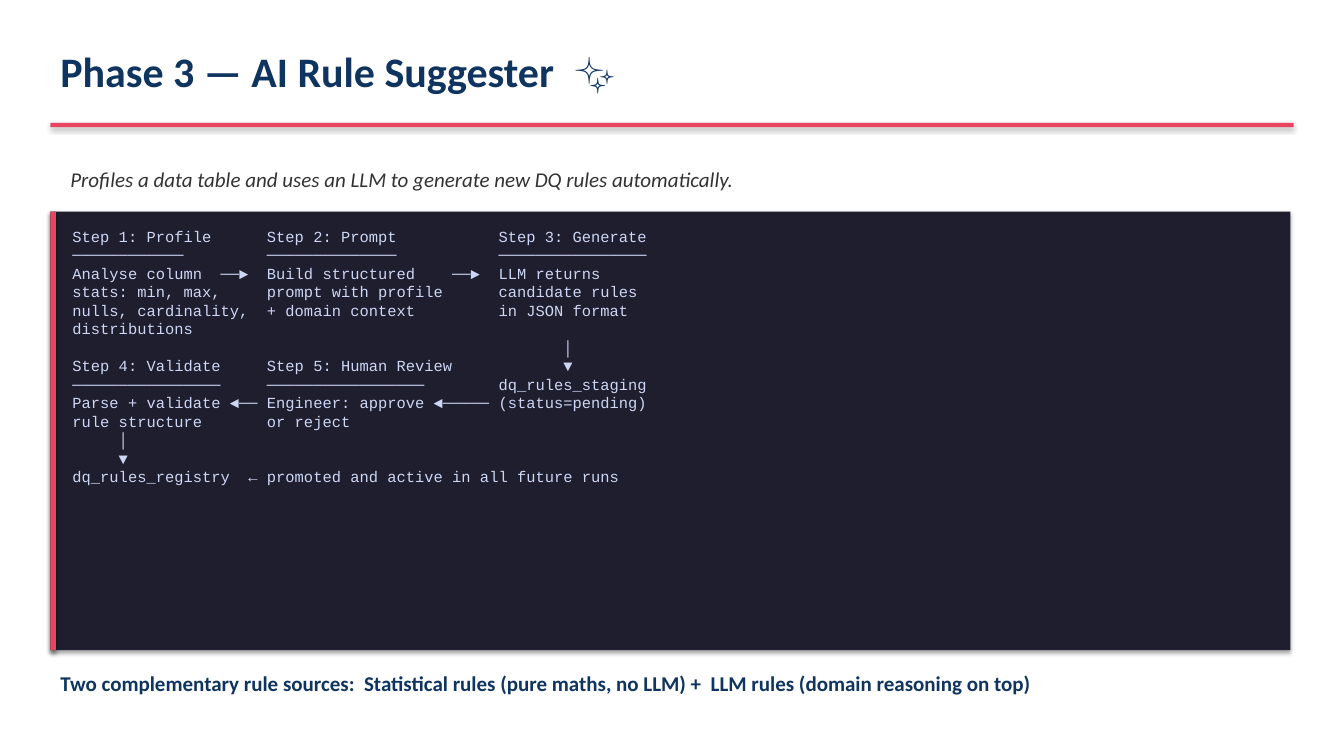
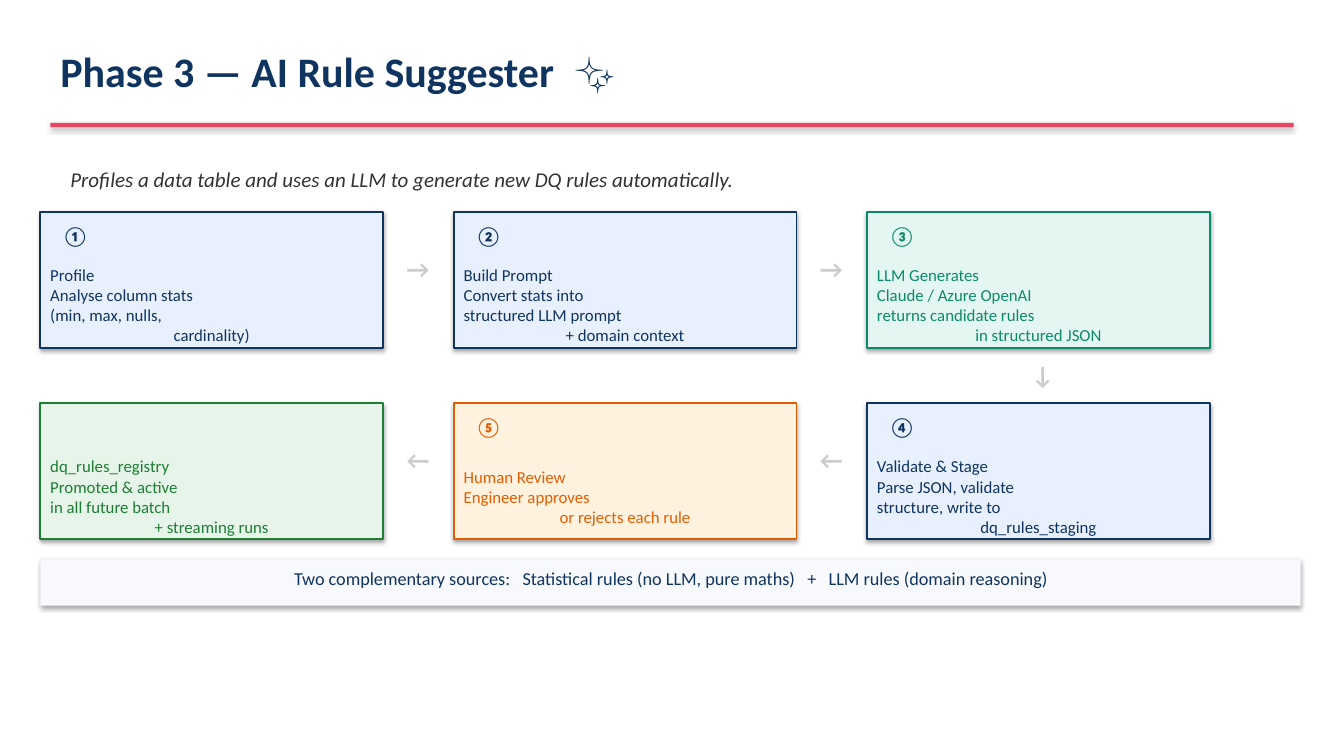
Before and after one commit to ameyadeshmukh-16/databricks-dqx-poc, a slide deck: slide 15 of AI_Infusion_Delivery_Assessment.pptx. Drawn at 1344x756 pixels with LibreOffice and Linux fonts; fonts in the diff are those of the drawing. Boxes give left, top, right and bottom in pixels: in the first picture for what was removed or moved away, otherwise in the second. Text is boxed around its words. In the diff, an @@ line names an element or a change of style, - is before the commit and + after.

```diff
--- a/AI_Infusion_Delivery_Assessment.pptx
+++ b/AI_Infusion_Delivery_Assessment.pptx
@@ rectangle added at bbox=[40, 212, 383, 348], fill #E8F0FE, outline #0F3460 1.2 pt, 12 pt, text #0F3460 @@
+Profile
+Analyse column stats
+(min, max, nulls,
+cardinality)
@@ rectangle removed at bbox=[50, 212, 1291, 650] @@
@@ rectangle removed at bbox=[50, 212, 56, 650] @@
@@ text added at bbox=[62, 227, 88, 247], 14 pt, text #0F3460, bold @@
+①
@@ text removed at bbox=[72, 231, 647, 485] @@
-Step 1: Profile Step 2: Prompt Step 3: Generate
-──────────── ────────────── ────────────────
-Analyse column ──► Build structured ──► LLM returns
-stats: min, max, prompt with profile candidate rules
-nulls, cardinality, + domain context in JSON format
-distributions
-│
-Step 4: Validate Step 5: Human Review ▼
-──────────────── ───────────────── dq_rules_staging
-Parse + validate ◄── Engineer: approve ◄───── (status=pending)
-rule structure or reject
-│
-▼
-dq_rules_registry ← promoted and active in all future runs
@@ rectangle added at bbox=[454, 212, 797, 348], fill #E8F0FE, outline #0F3460 1.2 pt, 12 pt, text #0F3460 @@
+Build Prompt
+Convert stats into
+structured LLM prompt
++ domain context
@@ text added at bbox=[476, 227, 502, 247], 14 pt, text #0F3460, bold @@
+②
@@ rectangle added at bbox=[867, 212, 1210, 348], fill #E4F6F1, outline #0B8A6A 1.2 pt, 12 pt, text #0B8A6A @@
+LLM Generates
+Claude / Azure OpenAI
+returns candidate rules
+in structured JSON
@@ text added at bbox=[889, 227, 915, 247], 14 pt, text #0B8A6A, bold @@
+③
@@ text added at bbox=[395, 248, 441, 298], 18 pt, text #CCCCCC, bold @@
+→
@@ text added at bbox=[809, 248, 854, 298], 18 pt, text #CCCCCC, bold @@
+→
@@ text added at bbox=[1021, 355, 1057, 397], 18 pt, text #CCCCCC, bold @@
+↓
@@ rectangle added at bbox=[40, 403, 383, 539], fill #E6F4EA, outline #1E7E34 1.2 pt, 12 pt, text #1E7E34 @@
+dq_rules_registry
+Promoted & active
+in all future batch
++ streaming runs
@@ rectangle added at bbox=[454, 403, 797, 539], fill #FFF3E0, outline #E65C00 1.2 pt, 12 pt, text #E65C00 @@
+Human Review
+Engineer approves
+or rejects each rule
@@ text added at bbox=[476, 418, 502, 438], 14 pt, text #E65C00, bold @@
+⑤
@@ rectangle added at bbox=[867, 403, 1210, 539], fill #E8F0FE, outline #0F3460 1.2 pt, 12 pt, text #0F3460 @@
+Validate & Stage
+Parse JSON, validate
+structure, write to
+dq_rules_staging
@@ text added at bbox=[889, 418, 915, 438], 14 pt, text #0F3460, bold @@
+④
@@ text added at bbox=[395, 440, 441, 490], 18 pt, text #CCCCCC, bold @@
+←
@@ text added at bbox=[809, 440, 854, 490], 18 pt, text #CCCCCC, bold @@
+←
@@ rectangle added at bbox=[40, 560, 1301, 606], fill #F7F9FC @@
@@ text at bbox=[294, 572, 1048, 588]: text changed; size 15 to 13 pt; bold off @@
-Two complementary rule sources: Statistical rules (pure maths, no LLM) + LLM rules (domain reasoning on top)
+Two complementary sources: Statistical rules (no LLM, pure maths) + LLM rules (domain reasoning)
```
Also in this commit, not shown: 4 other slides changed, 1 slide added, 1 slide removed, 1 other file.
